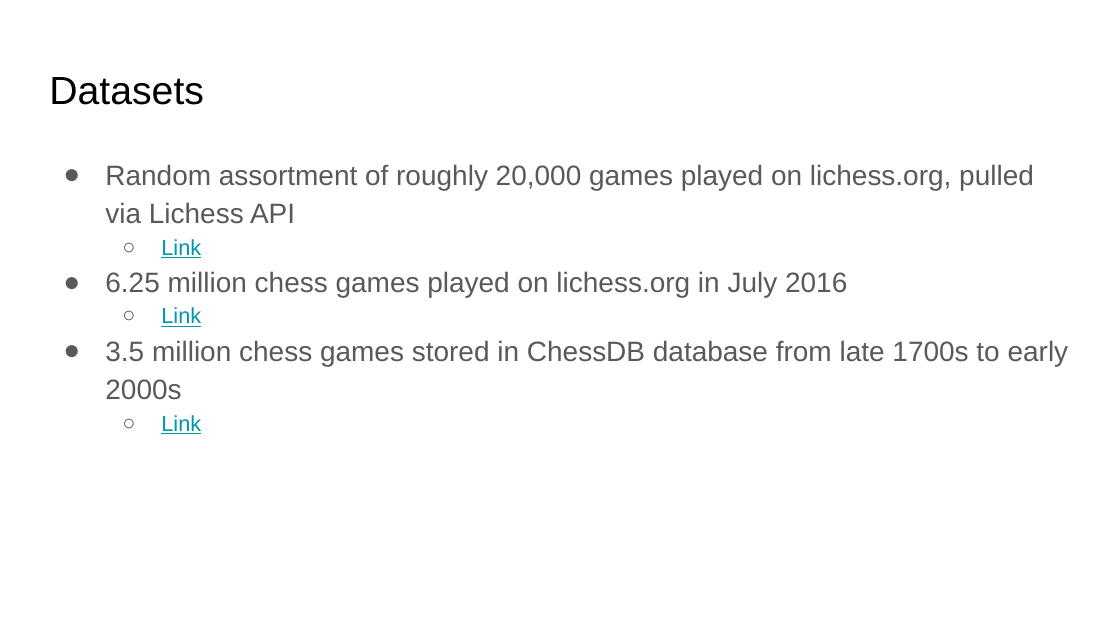
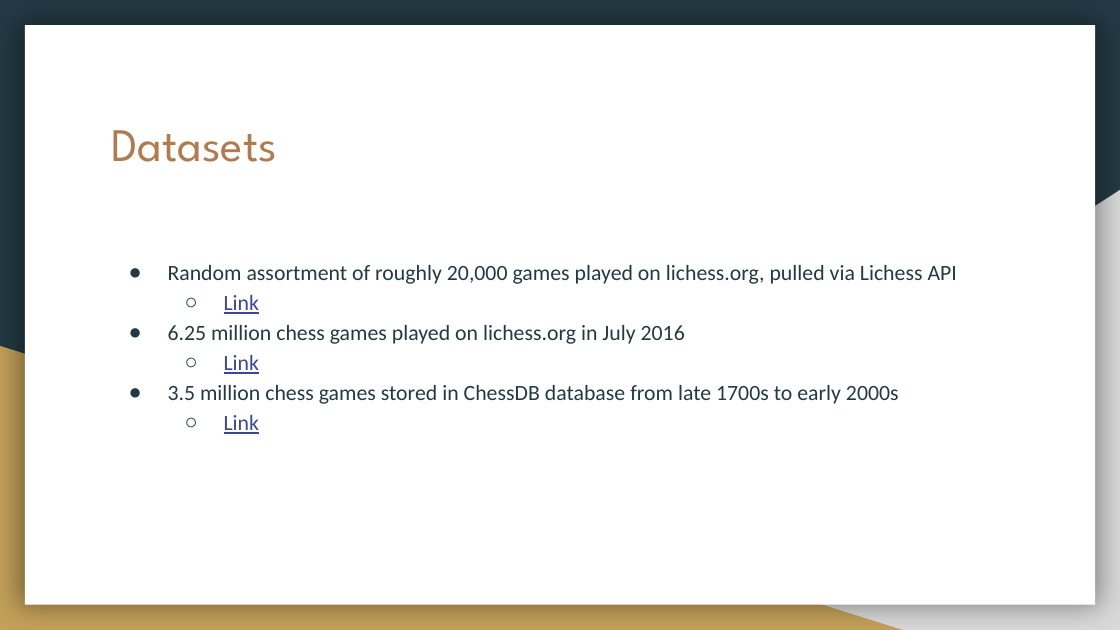
Before and after one commit to Nveatch/Chess_Games_Group_Analysis, a slide deck: slide 4 of Group_1_Presentation.pptx. Drawn at 1120x630 pixels with LibreOffice and Linux fonts; fonts in the diff are those of the drawing. Boxes give left, top, right and bottom in pixels: in the first picture for what was removed or moved away, otherwise in the second. Text is boxed around its words. In the diff, an @@ line names an element or a change of style, - is before the commit and + after.

```diff
--- a/Group_1_Presentation.pptx
+++ b/Group_1_Presentation.pptx
@@ background #FFFFFF to #233A44 @@
@@ rectangle added at (25,26,1095,605), fill #FFFFFF @@
@@ title "Datasets": place and size @@
-title "Datasets" at (49,77,204,105)
+title "Datasets" at (112,130,277,162)
@@ title "Datasets" at (112,130,277,162): size 25.2 to 30 pt, font Arial to League Spartan, text colour #000000 to #AF7B51 @@
@@ right triangle added at (439,190,1120,630), fill #D9D9D9 @@
@@ text "Random assortment of roughly 20,000 ...": place and size @@
-text "Random assortment of roughly 20,000 ..." at (105,164,1069,434)
+text "Random assortment of roughly 20,000 ..." at (168,265,957,434)
@@ text "Random assortment of roughly 20,000 ..." at (168,265,957,434): size 18 to 14 pt, font Arial to Calibri, text colour #595959 to #233A44; text colour #0097A7 to #3D4594 in "Link", "Link", "Link"; indent changed; bullet colour #595959 to #233A44 @@
@@ right triangle added at (0,346,903,630), fill #C4A15A @@
```
Also in this commit, not shown: 18 other slides changed, 1 slide added.
